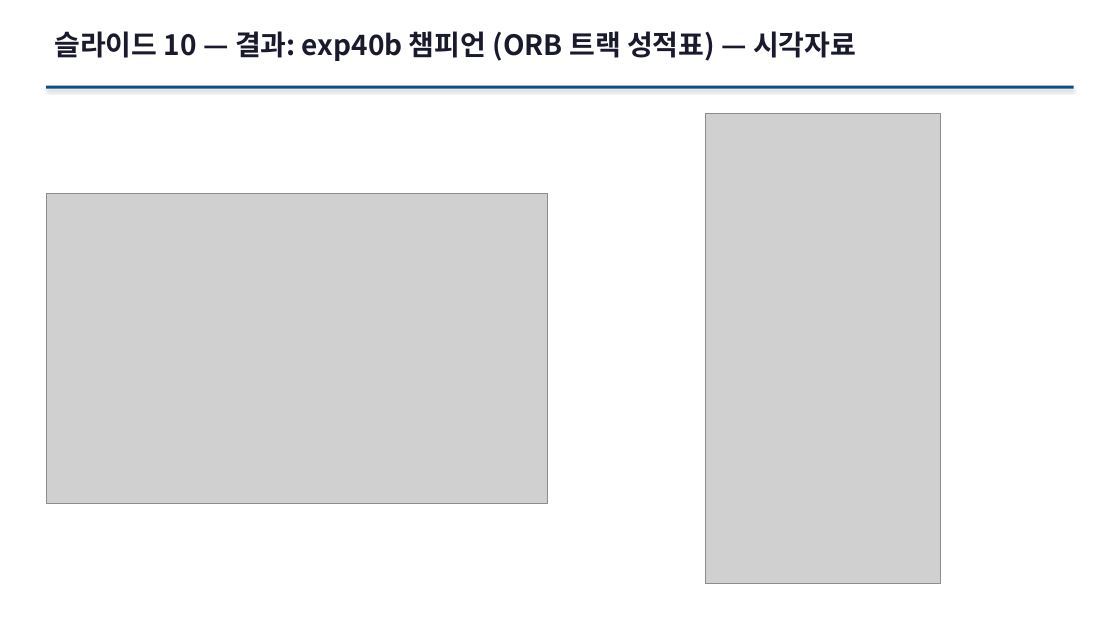
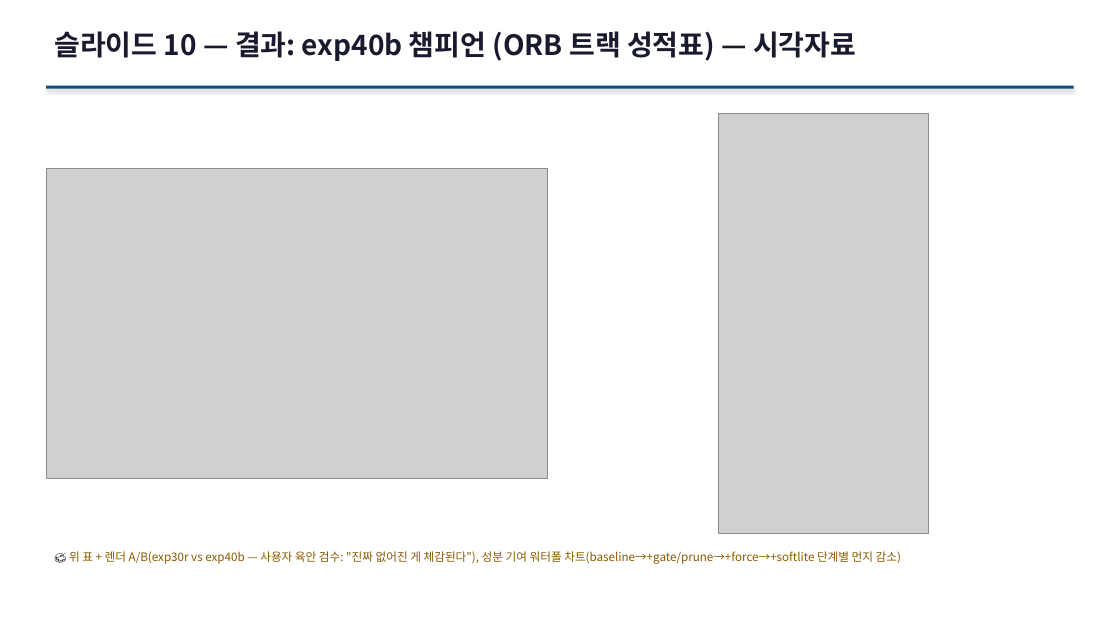
Before and after one commit to sawo0150/gs_floaterLab, a slide deck: slide 24 of context/ppt/gs_floater_deck.pptx (slide 21 before the commit). Drawn at 1120x630 pixels with LibreOffice and Linux fonts; fonts in the diff are those of the drawing; grey boxes stand for pictures. Boxes give left, top, right and bottom in pixels: in the first picture for what was removed or moved away, otherwise in the second. Text is boxed around its words. In the diff, an @@ line names an element or a change of style, - is before the commit and + after.

```diff
--- a/context/ppt/gs_floater_deck.pptx
+++ b/context/ppt/gs_floater_deck.pptx
@@ picture: place and size @@
-picture at <box>706,113,941,584</box>
+picture at <box>718,113,928,534</box>
@@ picture: place and size @@
-picture at <box>46,194,548,504</box>
+picture at <box>46,169,548,479</box>
@@ text added at <box>69,551,901,564</box>, 10 pt, text #8A5A00 @@
+🎨 위 표 + 렌더 A/B(exp30r vs exp40b — 사용자 육안 검수: "진짜 없어진 게 체감된다"), 성분 기여 워터폴 차트(baseline→+gate/prune→+force→+softlite 단계별 먼지 감소)
```
Also in this commit, not shown: 39 other slides changed, 15 slides added, 2 slides removed, 18 other files.
